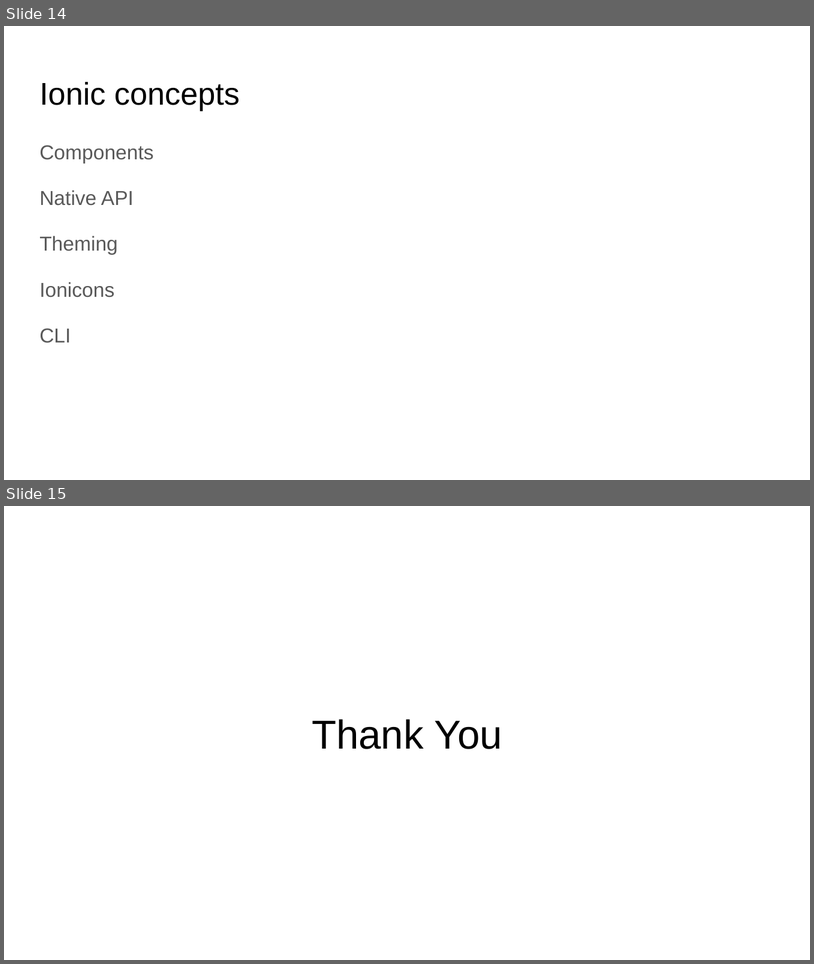
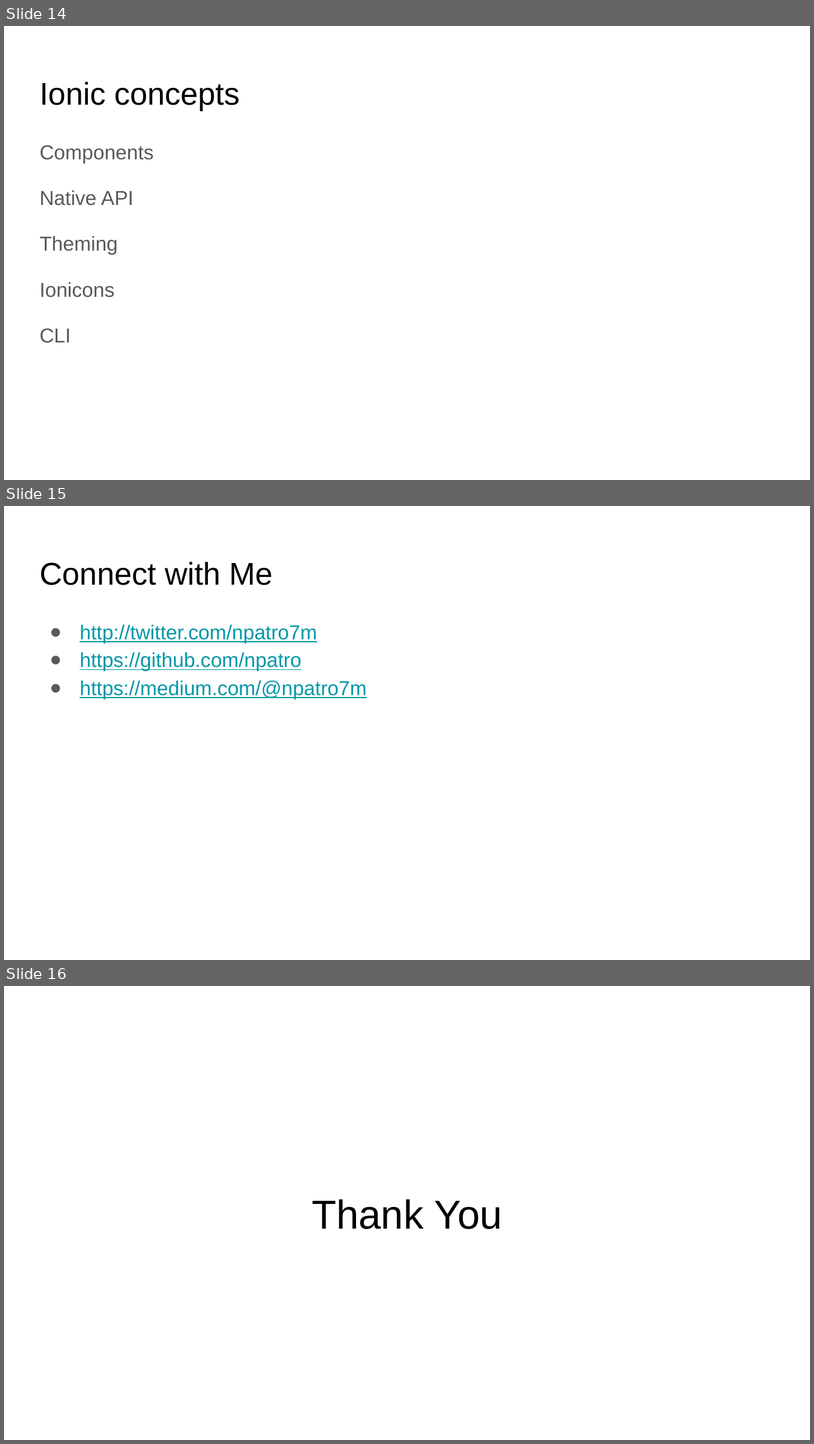
Before and after one commit to ncpatro/Ionic-Meetup, a slide deck: slides/Ionic Framework.pptx. Shown one above the other, each under a label of ours: slides 14 and 15 before the commit, slides 14, 15 and 16 after it. The pictures are 814x964 and 814x1444 pixels, drawn with LibreOffice and Linux fonts; fonts in the diff are those of the drawing. Boxes give left, top, right and bottom in pixels: in the first picture for what was removed or moved away, otherwise in the second. Text is boxed around its words. In the diff, an @@ line names an element or a change of style, - is before the commit and + after.

Commit message:
added connect

```diff
--- a/slides/Ionic Framework.pptx
+++ b/slides/Ionic Framework.pptx
@@ slide 15 added at [4, 506, 810, 960], background #FFFFFF @@
@@ title added at [39, 562, 273, 585], 28 pt, text #000000 @@
+Connect with Me
@@ text added at [80, 624, 366, 699], 18 pt, text #0097A7, underline @@
+● http://twitter.com/npatro7m
+● https://github.com/npatro
+● https://medium.com/@npatro7m
@@ what was slide 15 is now slide 16 @@
```
